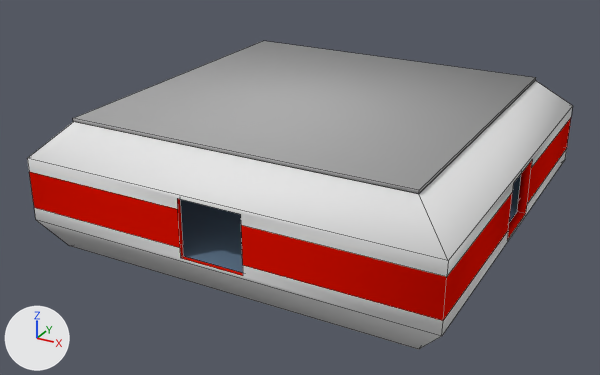
The Blender file Assets/Prefabs/Rooms/25mRoom 4 doors.blend as it was, and as the next commit left it.
Before and after are seen from a camera (50 mm lens) standing at (23.1, -44.8, 21.9) and looking at (-0.6, -1.7, 0.3). Arrows for +X, +Y and +Z are at lower left; the lights stay in place. Mesh edges are drawn as thin lines.

In view in the first picture: 'Ceiling', 'Floor', 'Wall'.
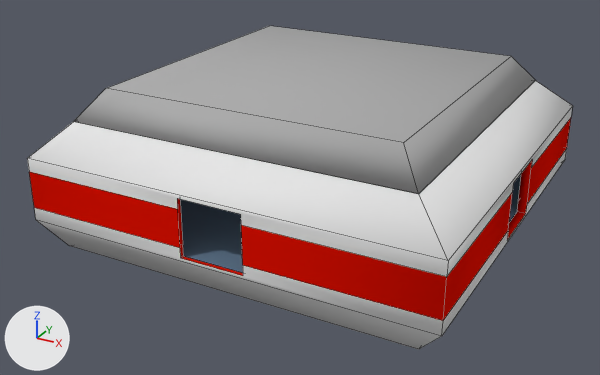
Pixel boxes (x1, y1, x2, y2) of what changed, in the pictures (600 x 375 px):
'Ceiling', reshaped (10% taller)
    before: (73, 41, 536, 194)
    after: (73, 26, 535, 194)

The change, as a diff of the scene's bpy script:
```diff
--- a/Assets/Prefabs/Rooms/25mRoom 4 doors.blend.py
+++ b/Assets/Prefabs/Rooms/25mRoom 4 doors.blend.py
@@ me_cube_001 @@
 me_cube_001.from_pydata(...)  # 8 vertices, 6 faces; spans x -10.7..10.8, y -10.8..10.7, z -0.1..0.1
 # used by ob_ceiling; location = (0.0, 0.0, 6.0)
-me_cube_001.vertices[4].co = (10.8, 10.7, 0.1)  # pixel (535, 77)
-me_cube_001.vertices[5].co = (10.7, -10.8, 0.1)  # pixel (419, 190)
-me_cube_001.vertices[6].co = (-10.7, -10.7, 0.1)  # pixel (72, 118)
-me_cube_001.vertices[7].co = (-10.7, 10.7, 0.1)  # pixel (263, 40)
+# me_cube_001 part 1
+me_cube_001.vertices[4].co = (9.3, 9.3, 1.7)  # pixel (511, 56)
+me_cube_001.vertices[5].co = (9.3, -9.3, 1.7)  # pixel (403, 142)
+me_cube_001.vertices[6].co = (-9.3, -9.3, 1.7)  # pixel (105, 88)
+me_cube_001.vertices[7].co = (-9.3, 9.3, 1.7)  # pixel (269, 25)
 me_cube_001.materials.append(mat_material_001)
```
